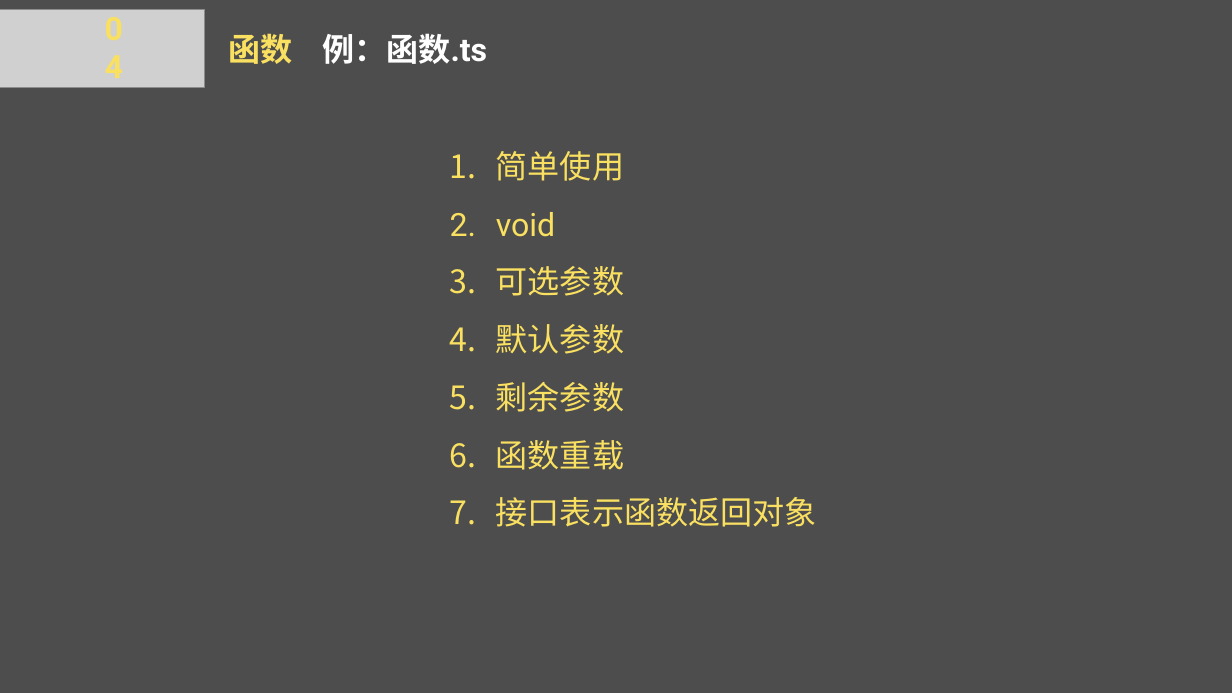
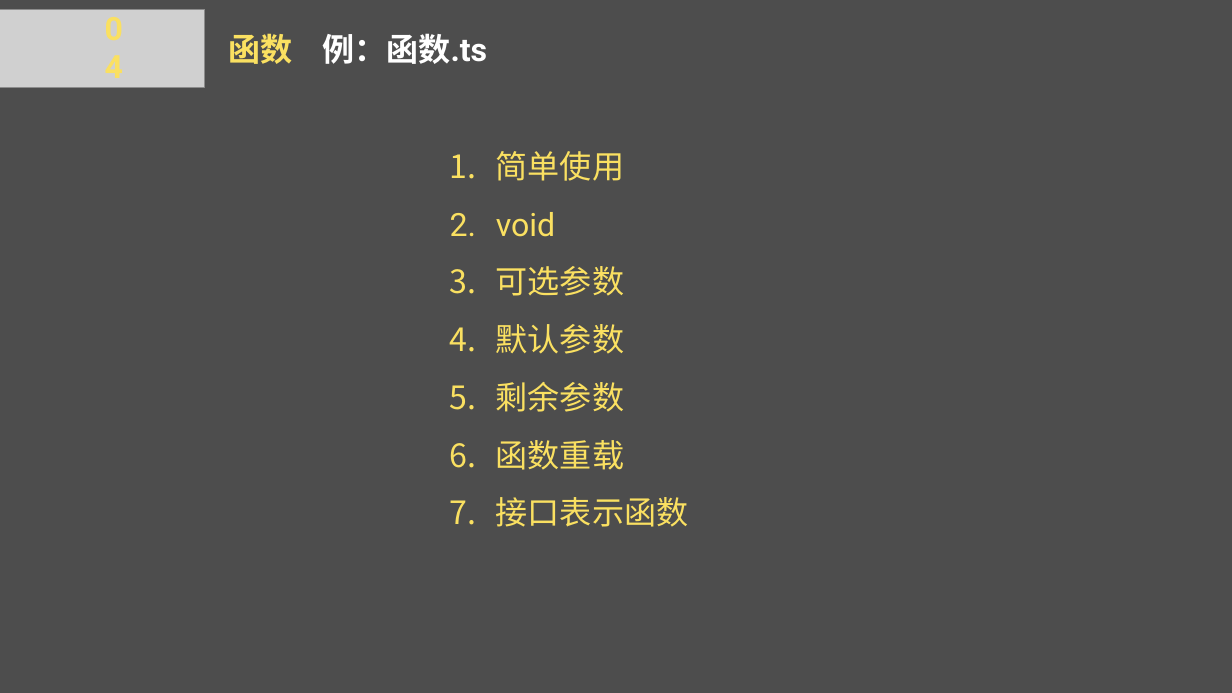
Before and after one commit to swing-hh/typescript-study, a slide deck: slide 9 of share/走进 TypeScript 让你把前端代码写的更爽！.pptx. Drawn at 1232x693 pixels with LibreOffice and Linux fonts; fonts in the diff are those of the drawing; grey boxes stand for pictures; background and template pictures are left out. Boxes give left, top, right and bottom in pixels: in the first picture for what was removed or moved away, otherwise in the second. Text is boxed around its words. In the diff, an @@ line names an element or a change of style, - is before the commit and + after.

```diff
--- a/share/走进 TypeScript 让你把前端代码写的更爽！.pptx
+++ b/share/走进 TypeScript 让你把前端代码写的更爽！.pptx
@@ text at (496, 497, 689, 527): text changed @@
-7. 接口表示函数返回对象
+7. 接口表示函数
```
Also in this commit, not shown: 2 other slides changed, 7 other files.
